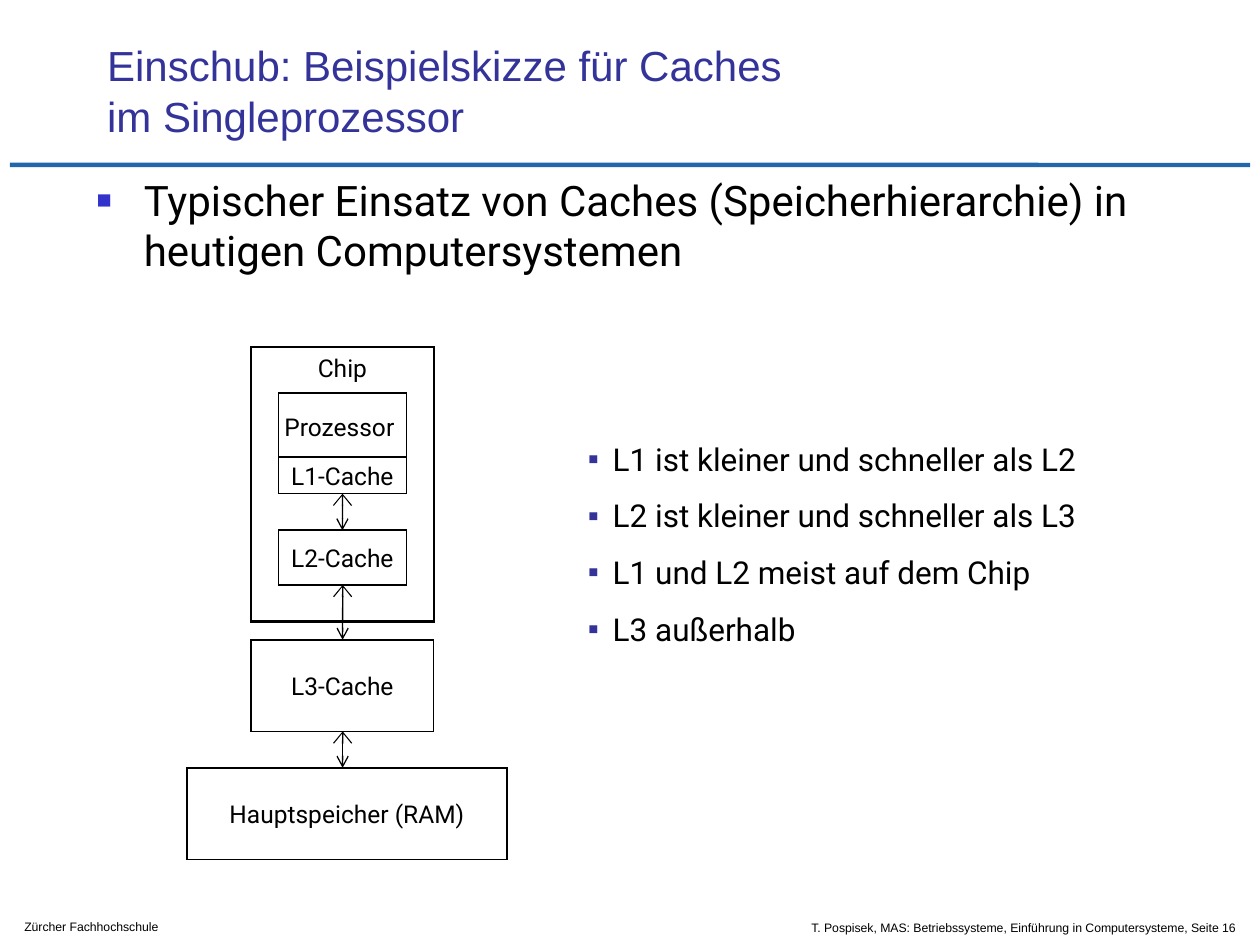
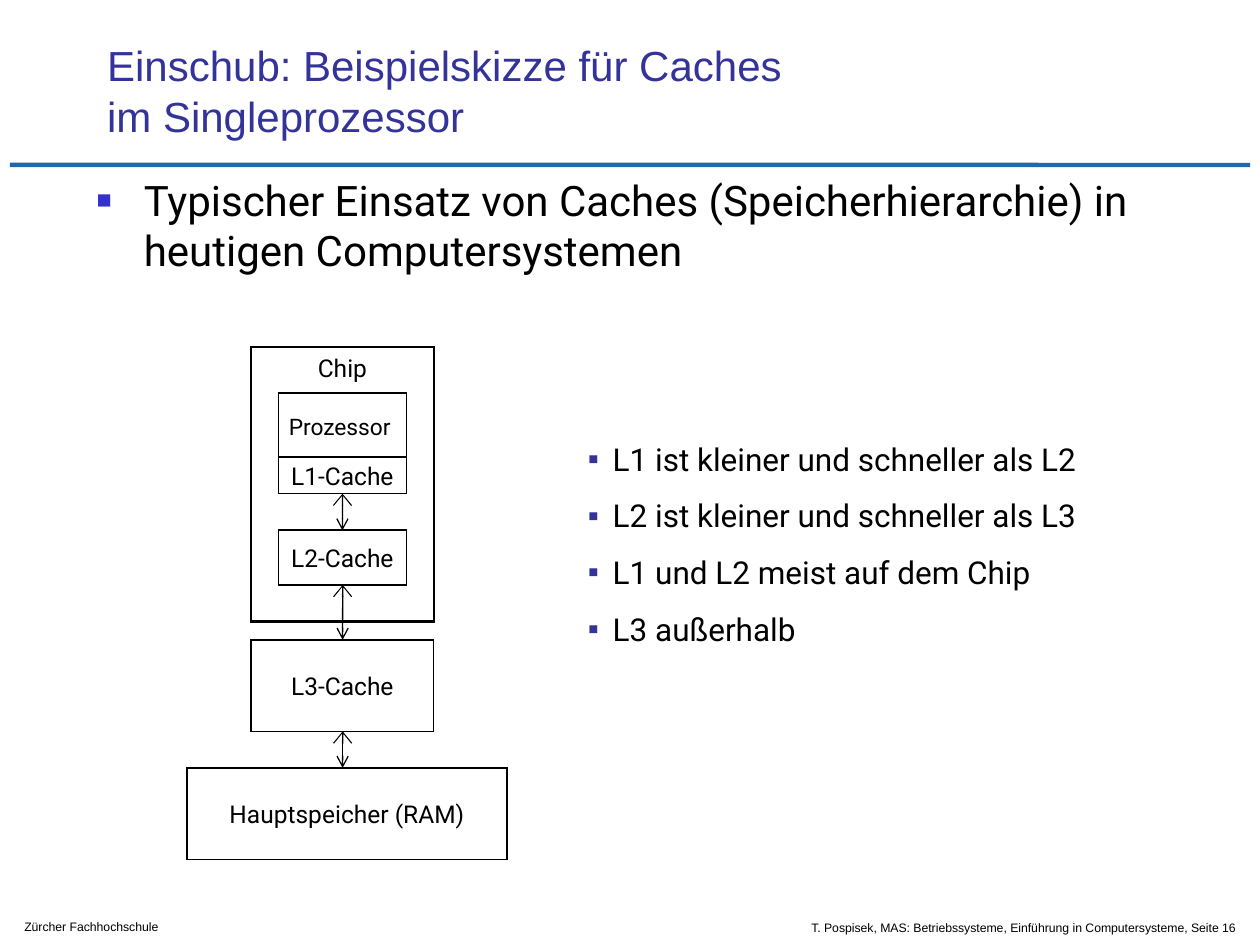
Before and after one commit to tpo/betriebssysteme, a slide deck: slide 16 of 01-1_Einführung_in_Computersysteme.odp. Drawn at 1260x945 pixels with LibreOffice and Linux fonts; fonts in the diff are those of the drawing; background and template pictures are left out. Boxes give left, top, right and bottom in pixels: in the first picture for what was removed or moved away, otherwise in the second. Text is boxed around its words. In the diff, an @@ line names an element or a change of style, - is before the commit and + after.

```diff
--- a/01-1_Einführung_in_Computersysteme.odp
+++ b/01-1_Einführung_in_Computersysteme.odp
@@ rectangle "Prozessor" at (278,393,407,460): size 14 to 13 pt @@
```
Also in this commit, not shown: 3 other slides changed.
